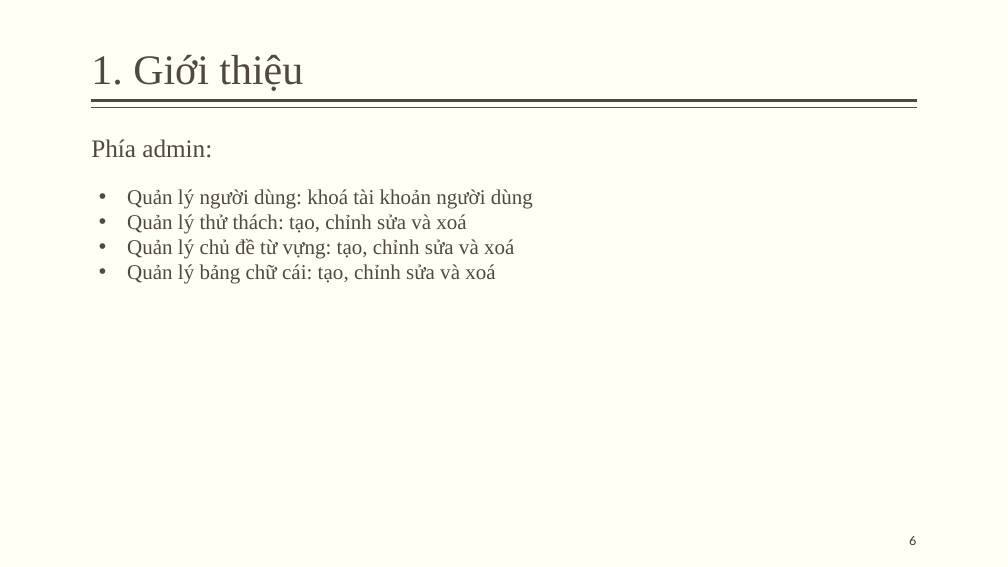
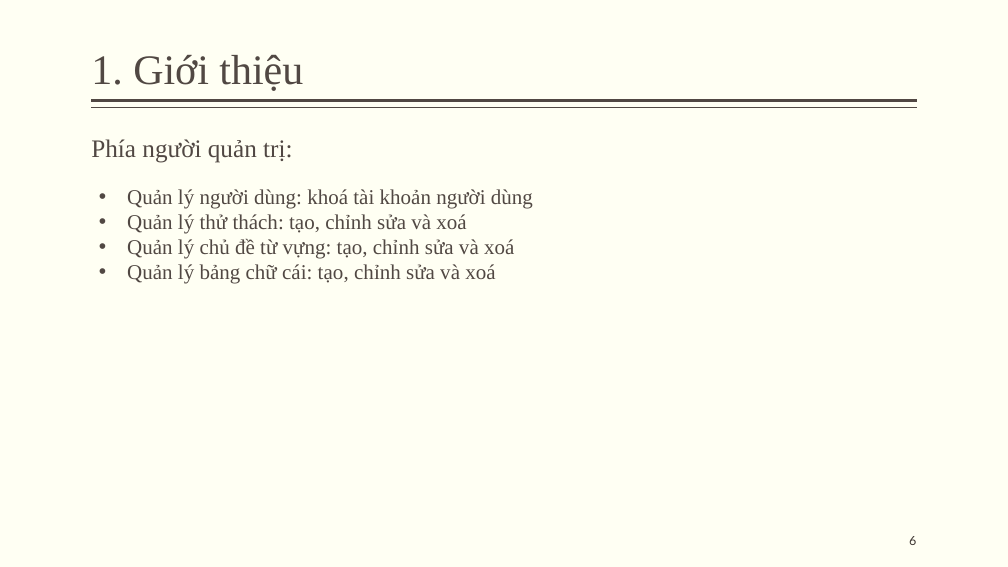
Before and after one commit to vanlam0145/website-learn-jp, a slide deck: slide 6 of Website-jp-pp.pptx. Drawn at 1008x567 pixels with LibreOffice and Linux fonts; fonts in the diff are those of the drawing. Boxes give left, top, right and bottom in pixels: in the first picture for what was removed or moved away, otherwise in the second. Text is boxed around its words. In the diff, an @@ line names an element or a change of style, - is before the commit and + after.

Commit message:
fix pp

```diff
--- a/Website-jp-pp.pptx
+++ b/Website-jp-pp.pptx
@@ text at <box>91,139,292,163</box>: text changed @@
-Phía admin:
+Phía người quản trị:
```
Also in this commit, not shown: 6 other slides changed, 1 slide added.
